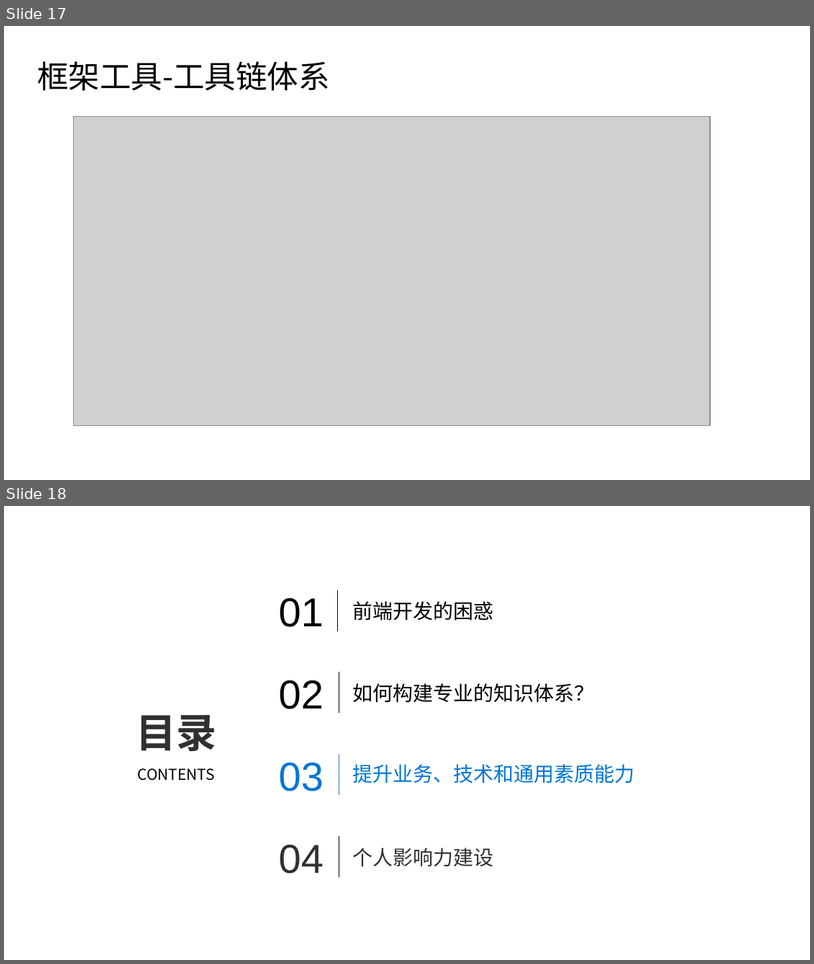
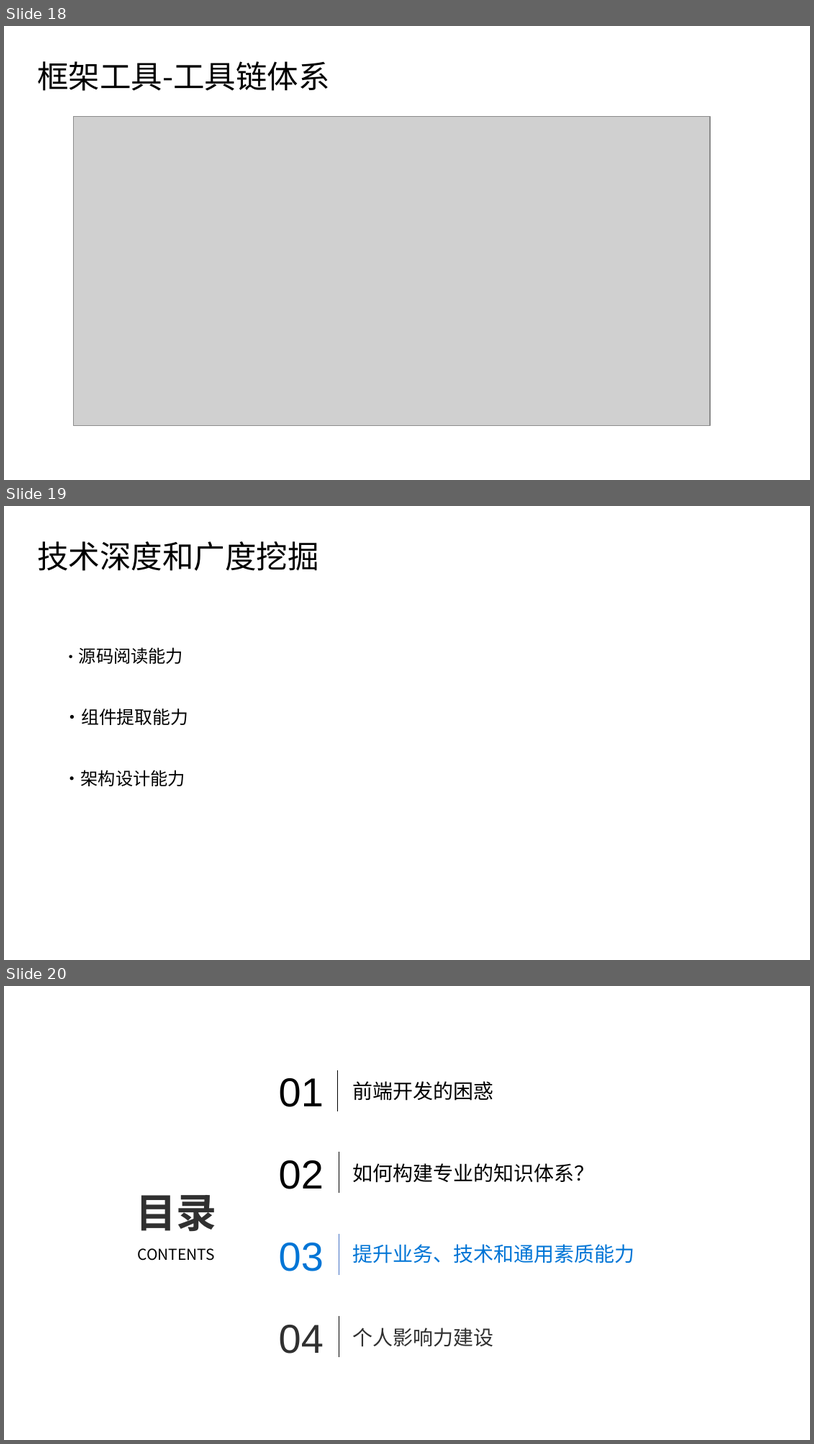
Before and after one commit to cpselvis/sharing, a slide deck: ppt/腾讯课堂Next公开课2019-3-7/《学习前端如何打造核心竞争力》 .pptx. Shown one above the other, each under a label of ours: slides 17 and 18 before the commit, slides 18, 19 and 20 after it. The pictures are 814x964 and 814x1444 pixels, drawn with LibreOffice and Linux fonts; fonts in the diff are those of the drawing; grey boxes stand for pictures; background and template pictures are left out. Boxes give left, top, right and bottom in pixels: in the first picture for what was removed or moved away, otherwise in the second. Text is boxed around its words. In the diff, an @@ line names an element or a change of style, - is before the commit and + after.

```diff
--- a/ppt/腾讯课堂Next公开课2019-3-7/《学习前端如何打造核心竞争力》 .pptx
+++ b/ppt/腾讯课堂Next公开课2019-3-7/《学习前端如何打造核心竞争力》 .pptx
@@ slide 19 added at bbox=[4, 506, 810, 960], background #FFFFFF @@
@@ text added at bbox=[37, 541, 319, 571], 28 pt, text #000000 @@
+技术深度和广度挖掘
@@ text added at bbox=[79, 647, 183, 664], 15.6 pt, text #000000 @@
+·源码阅读能力
@@ text added at bbox=[64, 708, 189, 725], 16 pt, text #000000 @@
+·组件提取能力
@@ text added at bbox=[64, 770, 186, 786], 15.6 pt, text #000000 @@
+·架构设计能力
@@ what was slide 17 is now slide 18 @@
@@ what was slide 18 is now slide 20 @@
```
Also in this commit, not shown: 2 slides changed, 9 other slides added, 1 slide removed, 1 other file.
